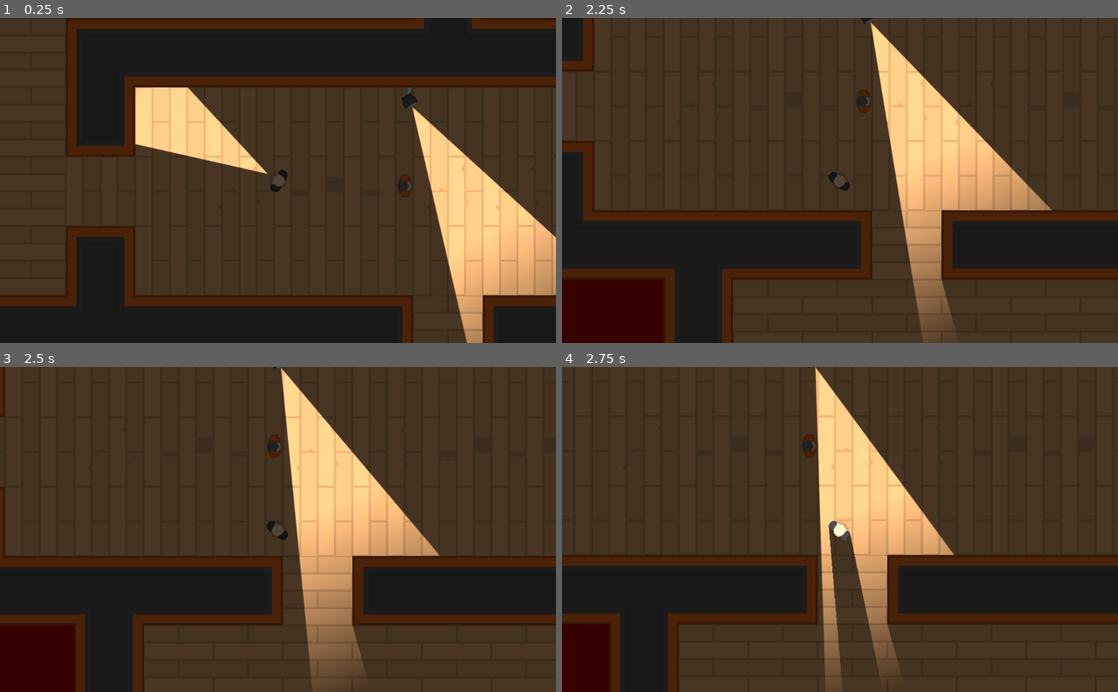
Above: before the commit, frames 1-4 (two rows, left to right).
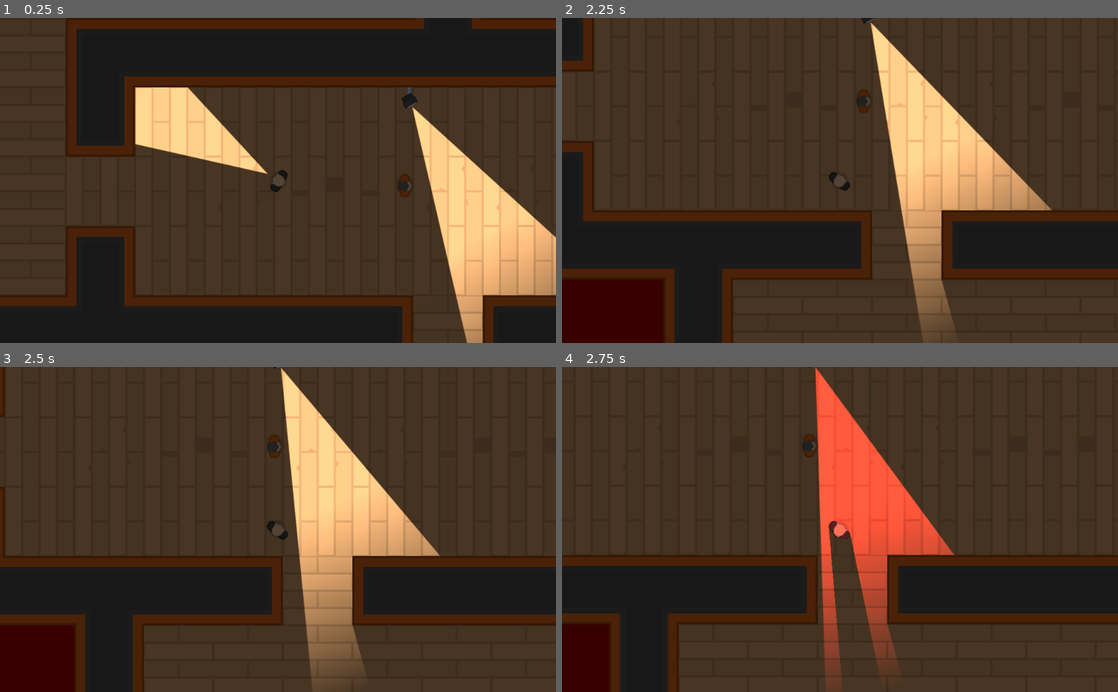
Above: after the commit, the same moments.

Repository: sandoche/Godot-learning-udemy
Game: Godot game, scene res://Levels/TemplateLevel.tscn
Same seed, same stepped clock (60 frames per second), same inputs: the game is played once before the commit and once after it.
Inputs (mouse positions are in pixels of both pictures, inside the frame that each line leads up to):
- Up to frame 1 (0.25 s): no input
- Up to frame 2 (2.25 s): tap Enter at 0.5 s; move the mouse to (962, 164) at 0.52 s; hold D (move_right) 0.53-1.28 s; tap Space (torch_toggle) at 0.6, 1.35, 2.1 s; move the mouse to (728, 196) at 1.27 s; hold S (move_down) 1.28-2.03 s; move the mouse to (895, 109) at 2.02 s; hold D (move_right) from 2.03 s (still down)
- Up to frame 3 (2.5 s): keep holding D (move_right)
- Up to frame 4 (2.75 s): keep holding D (move_right)

Frames 1-3 are identical in both runs. In frame 4, 8.8% of the frame differs, in the area x 45-71%, y 0-94%.

Commit message:
:sparkles: Adding detecion in field of view

Diff:
--- a/HeistMeisters/Characters/NPCs/Camera.tscn
+++ b/HeistMeisters/Characters/NPCs/Camera.tscn
@@ -7,20 +7,30 @@
 [sub_resource type="GDScript" id=1]
 script/source = "extends \"res://Characters/TemplateCharacter.gd\"
 
+const FOV_TOLERANCE = 20
+const RED = Color(1,0.25,0.25)
+const WHITE = Color(1,1,1)
 
-# Declare member variables here. Examples:
-# var a = 2
-# var b = \"text\"
+var Player
 
+func _ready():
+	# Search node by name
+	Player = get_node(\"/root\").find_node(\"Player\", true, false)
 
-# Called when the node enters the scene tree for the first time.
-func _ready():
-	pass # Replace with function body.
+func _process(delta):
+	if Player_in_FOV():
+		$Torch.color = RED
+	else:
+		$Torch.color = WHITE
 
+func Player_in_FOV():
+	var npc_facing_direction = Vector2(1,0).rotated(global_rotation)
+	var direction_to_Player = (Player.position - global_position).normalized()
 
-# Called every frame. 'delta' is the elapsed time since the previous frame.
-#func _process(delta):
-#	pass
+	if abs(direction_to_Player.angle_to(npc_facing_direction)) < deg2rad(FOV_TOLERANCE):
+		return true
+	else:
+		return false
 "
 
 [sub_resource type="RectangleShape2D" id=2]
